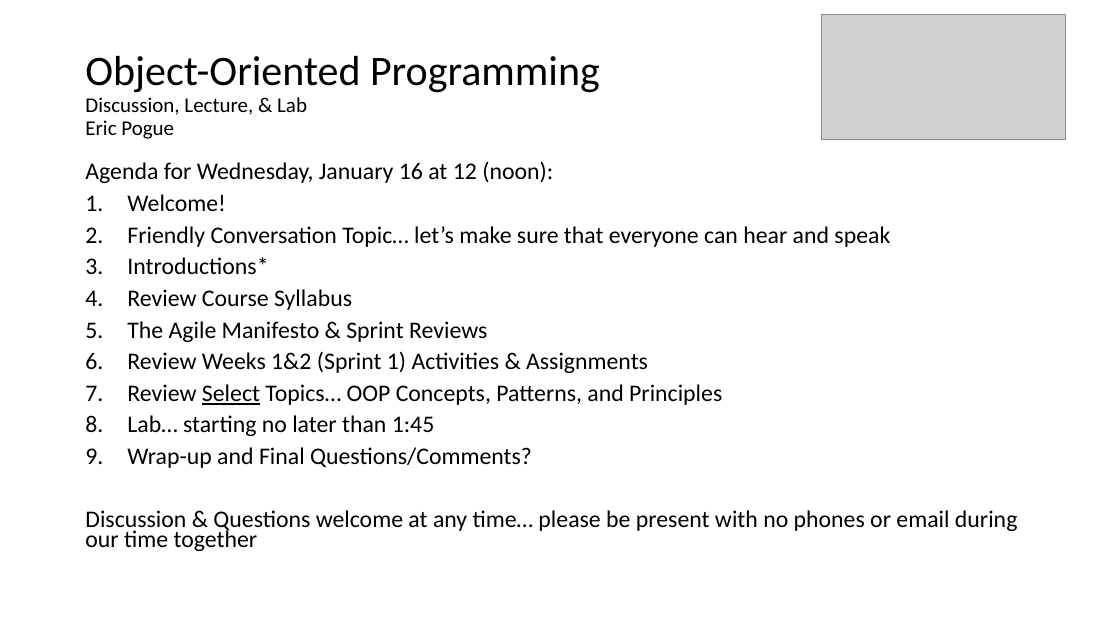
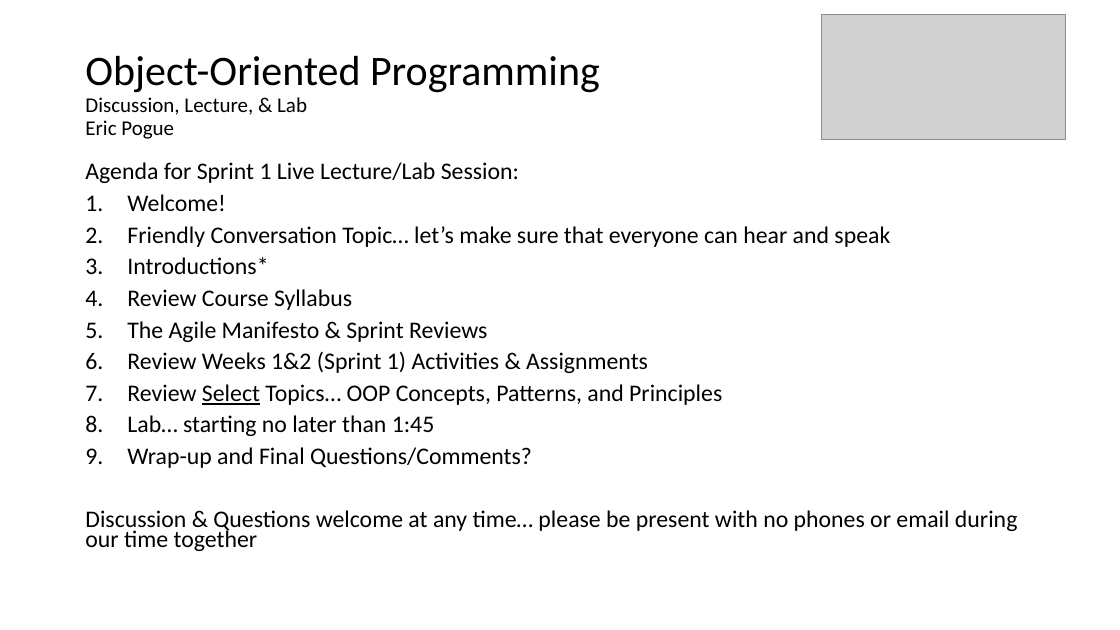
Before and after one commit to jamesbaptiste1/cpsc-24500-2019-01-spring-lt1, a slide deck: slide 1 of lecture-presentations/2019-01-16.pptx. Drawn at 1120x630 pixels with LibreOffice and Linux fonts; fonts in the diff are those of the drawing; grey boxes stand for pictures. Boxes give left, top, right and bottom in pixels: in the first picture for what was removed or moved away, otherwise in the second. Text is boxed around its words. In the diff, an @@ line names an element or a change of style, - is before the commit and + after.

```diff
--- a/lecture-presentations/2019-01-16.pptx
+++ b/lecture-presentations/2019-01-16.pptx
@@ text at (85,162,519,183): text changed @@
-Agenda for Wednesday, January 16 at 12 (noon):
+Agenda for Sprint 1 Live Lecture/Lab Session:
```
Also in this commit, not shown: 53 other files.
